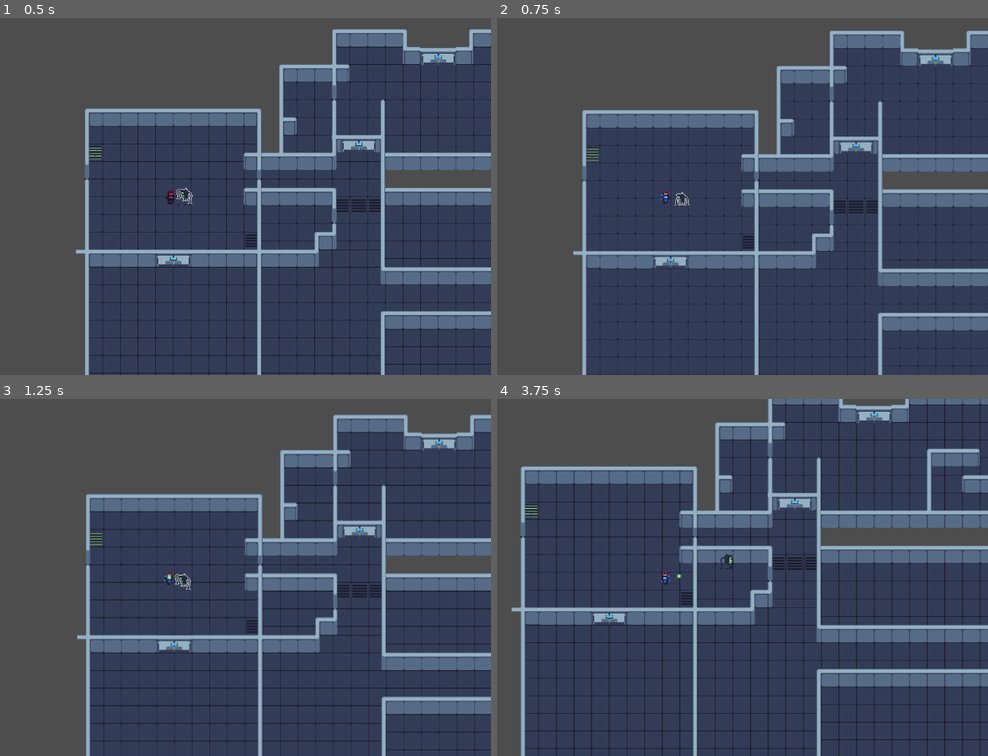
Above: before the commit, frames 1-4 (two rows, left to right).
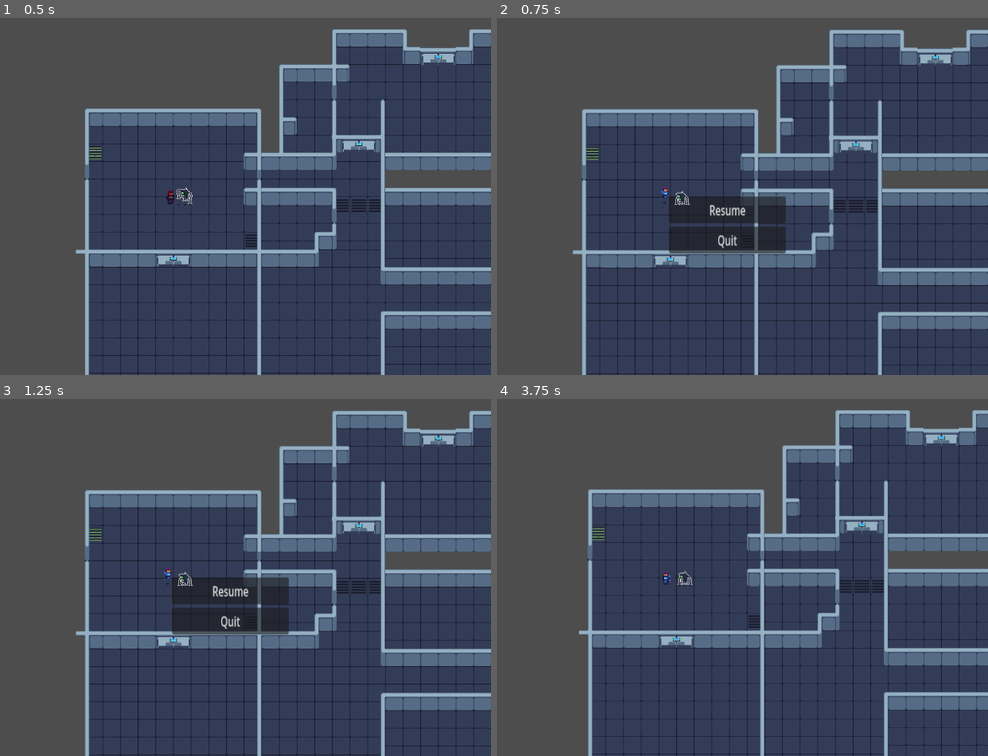
Above: after the commit, the same moments.

Repository: GerardinClement/Gamejam_forge
Game: Godot game, scene res://main.tscn
Same seed, same stepped clock (60 frames per second), same inputs: the game is played once before the commit and once after it.
Inputs (mouse positions are in pixels of both pictures, inside the frame that each line leads up to):
- Up to frame 1 (0.5 s): no input
- Up to frame 2 (0.75 s): move the mouse to (811, 178) at 0.52 s; tap Tab (Invetory, bound only after the commit) at 0.6 s
- Up to frame 3 (1.25 s): no input
- Up to frame 4 (3.75 s): click (727, 591) at 1.25 s, where only the run after the commit has a clickable "Resume"; click (727, 591) at 2 s, where only the run after the commit has a clickable "Resume"; click (727, 591) at 2.75 s, where only the run after the commit has a clickable "Resume"; move the mouse to (541, 595) at 3.52 s; tap Tab (Invetory, bound only after the commit) at 3.6 s

Frame 1 is identical in both runs. In frame 2, 9.3% of the frame differs, in the area x 15-100%, y 3-100%; in frame 3, 19%; in frame 4, 48%, in the area x 2-100%, y 0-100%.

Commit message:
add pause menu

Diff:
--- a/bullet.gd
+++ b/bullet.gd
@@ -4,7 +4,7 @@
 
 @onready var animated_sprite = $AnimatedSprite2D
 
-func _on_ready():
+func ready():
 	animated_sprite.play("default")
 
 func _physics_process(delta):
--- /dev/null
+++ b/inventory_menu.tscn
@@ -0,0 +1,28 @@
+[gd_scene format=3 uid="uid://ctr3p3hercw2n"]
+
+[node name="InventoryMenu" type="Control"]
+layout_mode = 3
+anchors_preset = 15
+anchor_right = 1.0
+anchor_bottom = 1.0
+offset_left = -4.0
+offset_top = 4.0
+grow_horizontal = 2
+grow_vertical = 2
+
+[node name="MarginContainer" type="MarginContainer" parent="."]
+layout_mode = 0
+offset_right = 200.0
+offset_bottom = 90.0
+scale = Vector2(1, 0.988818)
+
+[node name="VBoxContainer" type="VBoxContainer" parent="MarginContainer"]
+layout_mode = 2
+
+[node name="Resume" type="Button" parent="MarginContainer/VBoxContainer"]
+layout_mode = 2
+text = "Resume"
+
+[node name="Exit" type="Button" parent="MarginContainer/VBoxContainer"]
+layout_mode = 2
+text = "Quit"
--- /dev/null
+++ b/main.gd
@@ -0,0 +1,23 @@
+extends Node2D
+@onready var invetory_menu = $Player/Camera2D/InventoryMenu
+var pause = true
+
+
+# Called when the node enters the scene tree for the first time.
+func _ready():
+	invetory_menu.hide()
+
+func _process(delta):
+	if Input.is_action_just_pressed("Invetory"):
+		pass
+		invetoryMenu()
+
+func invetoryMenu():
+	if !pause:
+		invetory_menu.hide()
+		Engine.time_scale = 1
+		pause = true
+	else:
+		invetory_menu.show()
+		Engine.time_scale = 0
+		pause = false
--- a/main.tscn
+++ b/main.tscn
@@ -1,13 +1,30 @@
-[gd_scene load_steps=4 format=3 uid="uid://c8afn38mfwi0d"]
+[gd_scene load_steps=6 format=3 uid="uid://c8afn38mfwi0d"]
 
+[ext_resource type="Script" path="res://main.gd" id="1_g3bdo"]
 [ext_resource type="PackedScene" uid="uid://b1duj81xgtv76" path="res://tile_map.tscn" id="2_r3ojv"]
 [ext_resource type="PackedScene" uid="uid://bghlfveoqowne" path="res://player.tscn" id="3_keqr3"]
 [ext_resource type="PackedScene" uid="uid://dk23hftmrd5n8" path="res://AnimatedCharacters/Enemies/octopus/octopus.tscn" id="3_w6e60"]
+[ext_resource type="PackedScene" uid="uid://ctr3p3hercw2n" path="res://inventory_menu.tscn" id="5_h6o1h"]
 
 [node name="Main" type="Node2D"]
+script = ExtResource("1_g3bdo")
 
 [node name="TileMap" parent="." instance=ExtResource("2_r3ojv")]
 
 [node name="Player" parent="." instance=ExtResource("3_keqr3")]
 
+[node name="Camera2D" type="Camera2D" parent="Player"]
+
+[node name="InventoryMenu" parent="Player/Camera2D" instance=ExtResource("5_h6o1h")]
+anchors_preset = 8
+anchor_left = 0.5
+anchor_top = 0.5
+anchor_right = 0.5
+anchor_bottom = 0.5
+offset_left = -2.0
+offset_top = 0.0
+offset_right = -2.0
+scale = Vector2(1.05979, 1.58151)
+size_flags_horizontal = 0
+
 [node name="octopus" parent="." instance=ExtResource("3_w6e60")]
--- a/player.tscn
+++ b/player.tscn
@@ -151,8 +151,6 @@
 
 [node name="Marker2D" type="Marker2D" parent="Node2D"]
 
-[node name="Camera2D" type="Camera2D" parent="."]
-
 [node name="Area2D" type="Area2D" parent="."]
 
 [node name="CollisionShape2D" type="CollisionShape2D" parent="Area2D"]
--- a/project.godot
+++ b/project.godot
@@ -14,3 +14,11 @@
 run/main_scene="res://main.tscn"
 config/features=PackedStringArray("4.2", "Forward Plus")
 config/icon="res://icon.svg"
+
+[input]
+
+Invetory={
+"deadzone": 0.5,
+"events": [Object(InputEventKey,"resource_local_to_scene":false,"resource_name":"","device":-1,"window_id":0,"alt_pressed":false,"shift_pressed":false,"ctrl_pressed":false,"meta_pressed":false,"pressed":false,"keycode":0,"physical_keycode":4194306,"key_label":0,"unicode":0,"echo":false,"script":null)
+]
+}
